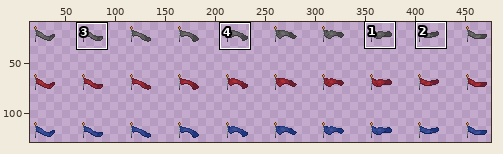
Sprite sheet: Assets/Sprites/Enviroment/Flags/Flags spritesheet (1).png. Above, an overview of the earlier version with the close-up marked.
Close-up. Before the edit:
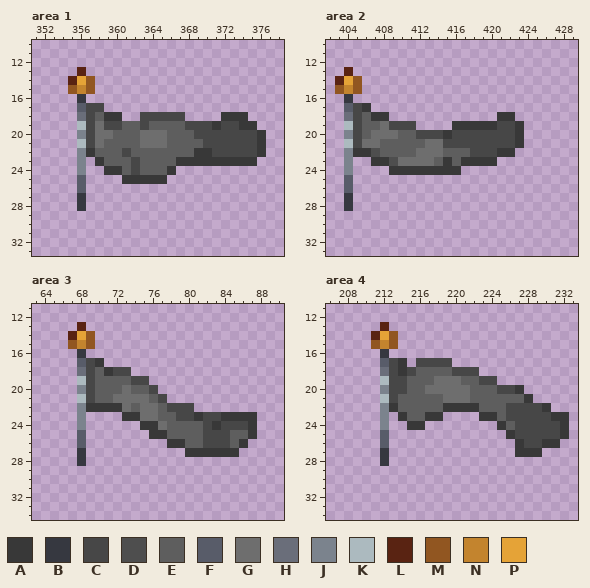
The file is 480x144 pixels. Colours within 5 levels of each other are drawn and written as one. Shown: area 1: x 351..378, y 10..33; area 2: x 402..429, y 10..33; area 3: x 63..90, y 11..34; area 4: x 206..233, y 11..34. The wide view leaves out empty margins. The commit also changed other parts of the picture, which this record leaves out.
Palette (. is transparent): A #383838  B #363840  C #474747  D #4e4e4e  E #5e5e5e  F #585c69  G #6e6e6e  H #6a6e7a  J #7b838d  K #acbabf  L #592312  M #915621  N #c3842e  P #e5a337
After the commit:
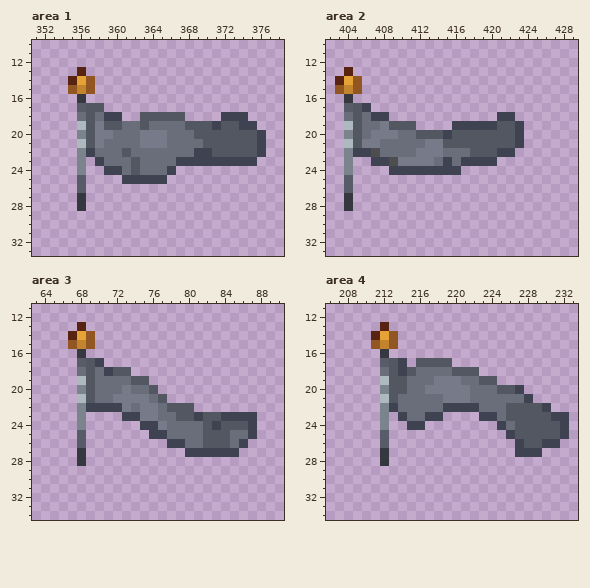
Changes in this commit:
@@ palette @@
-A #383838
+A #3f4250
-C #474747
+C #535762
-G #6e6e6e
+G #777a88
--- area 1
@@ x 356..371 @@
 17 FCC.............
-18 HCEAA..CCCCC....
-19 KCGCCEECEEEECCCA
-20 JCGGEEEGGGEEECCC
-21 KCGEEEEGGGEEEECC
-22 JAEEECEEEEEEEAAC
-23 J.AEEECEEEEAAAAA
-24 J..AAECEEEA.....
+18 HCHAA..CCCCC....
+19 KCGCCHHCHHHHCCCA
+20 JCGGHHHGGGHHHCCC
+21 KCGHHHHGGGHHHHCC
+22 JAHHHCHHHHHHHAAC
+23 J.AHHHCHHHHAAAAA
+24 J..AAHCHHHA.....
 25 F....AAAAA......
--- area 2
@@ x 404..419 @@
 17 FCA.............
-18 HCEAA...........
-19 KCEEGCCC....AAAA
-20 JCEGGGEECCCACCCC
-21 KCGGEEEEEGGCCCCC
-22 JAADEEEEGGGEEECC
-23 J..AADGGGGEAEAAA
+18 HCHAA...........
+19 KCHHGCCC....AAAA
+20 JCHGGGHHCCCACCCC
+21 KCGGHHHHHGGCCCCC
+22 JAADHHHHGGGHHHCC
+23 J..AADGGGGHAHAAA
 24 J....AAAAAAAA...
--- area 3
@@ x 63..90 @@
 17 .....FCA....................
-18 .....HCEACC.................
-19 .....KCEEEECC...............
-20 .....JCEEEGEEC..............
-21 .....KCEEGGGGEC.............
-22 .....JAAAAGEGGECCC..........
-23 .....J....AAGGEECCACCAAAA...
-24 .....J......AAGEEEECACCCA...
-25 .....F.......AAEEEECCCEEA...
-26 .....F.........AAEECCCEA....
+18 .....HCHACC.................
+19 .....KCHHHHCC...............
+20 .....JCHHHGHHC..............
+21 .....KCHHGGGGHC.............
+22 .....JAAAAGHGGHCCC..........
+23 .....J....AAGGHHCCACCAAAA...
+24 .....J......AAGHHHHCACCCA...
+25 .....F.......AAHHHHCCCHHA...
+26 .....F.........AAHHCCCHA....
 27 .....B...........AAAAAA.....
--- area 4
@@ x 212..229 @@
 17 FCA.CCCC..........
-18 HCACEEEECCC.......
-19 KCCEEEGGGEECC.....
-20 JCCEEGGGGGEEECCA..
-21 KCEEEEEGGGEEEEEEA.
-22 JAEEEEEAAAAEEECCCC
-23 J.AEEAA....AAECCCC
-24 J..AA........AECCC
+18 HCACHHHHCCC.......
+19 KCCHHHGGGHHCC.....
+20 JCCHHGGGGGHHHCCA..
+21 KCHHHHHGGGHHHHHHA.
+22 JAHHHHHAAAAHHHCCCC
+23 J.AHHAA....AAHCCCC
+24 J..AA........AHCCC
 25 F.............ACCC
Pixel boxes of the changes (left, top, right, bottom) in both close-ups:
changed: (86, 103, 266, 184)
changed: (353, 103, 524, 175)
changed: (86, 358, 257, 457)
changed: (389, 358, 569, 457)
